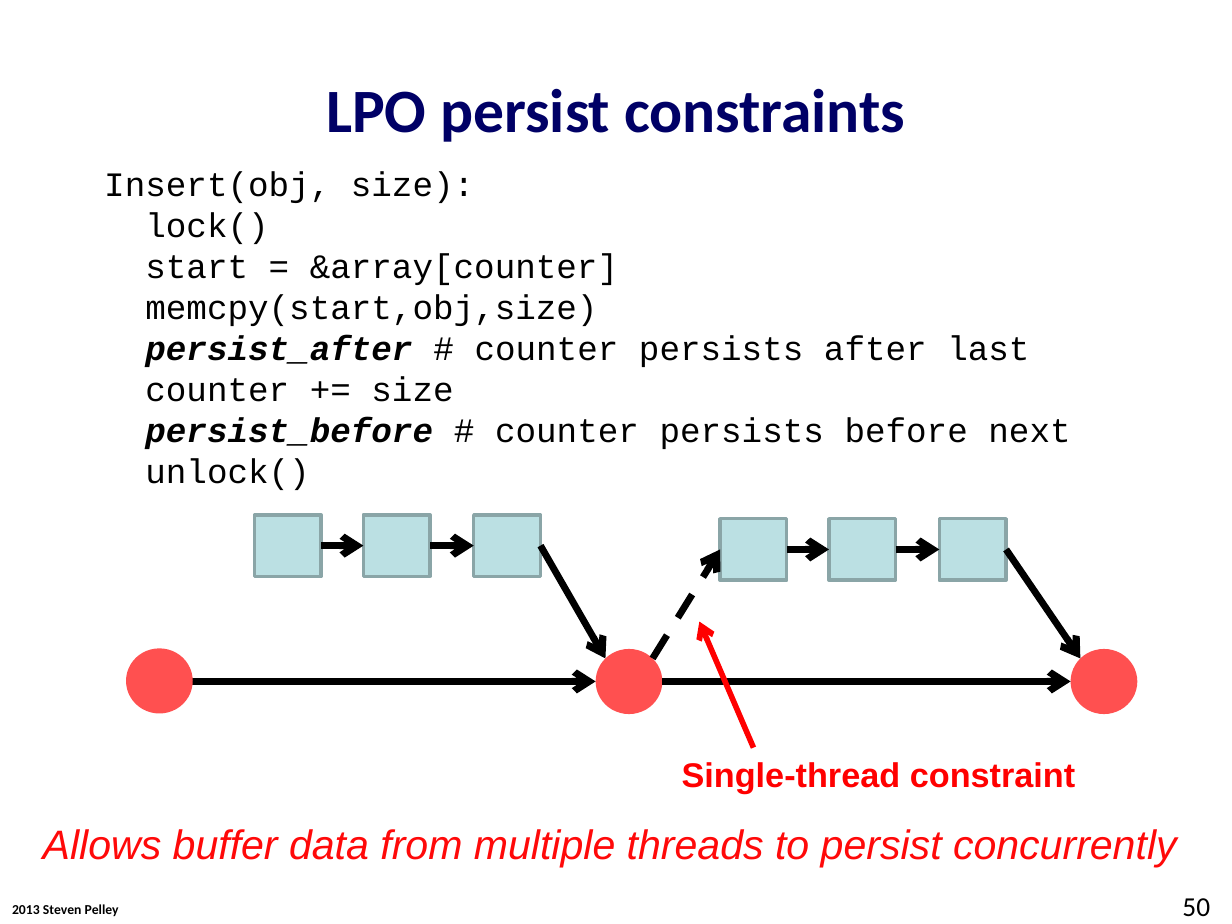
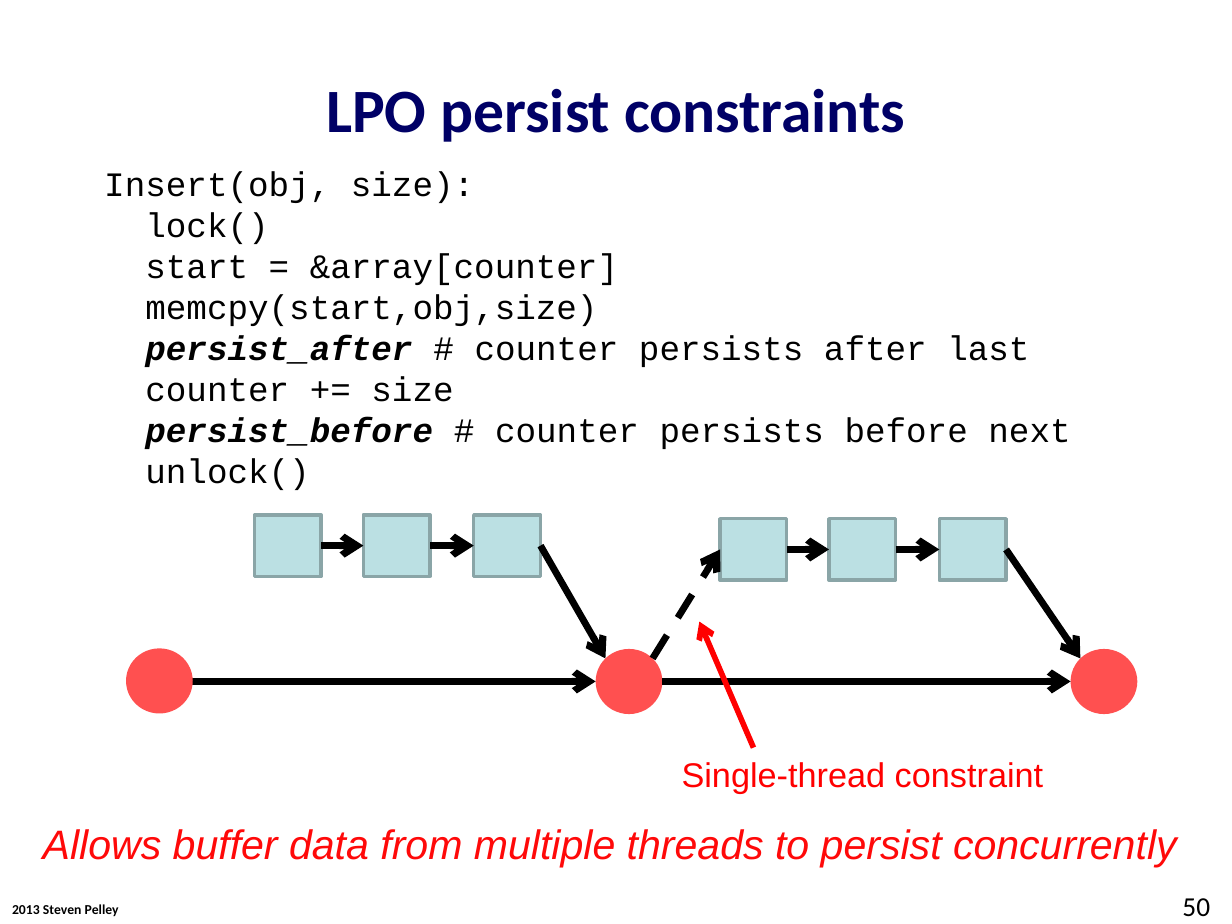
Before and after one commit to Abulila/dissertation, a slide deck: slide 50 of proposal/proposal.pptx. Drawn at 1232x924 pixels with LibreOffice and Linux fonts; fonts in the diff are those of the drawing; background and template pictures are left out. Boxes give left, top, right and bottom in pixels: in the first picture for what was removed or moved away, otherwise in the second. Text is boxed around its words. In the diff, an @@ line names an element or a change of style, - is before the commit and + after.

```diff
--- a/proposal/proposal.pptx
+++ b/proposal/proposal.pptx
@@ text "Single-thread constraint" at (x1=682, y1=762, x2=1043, y2=794): bold off @@
```
Also in this commit, not shown: 8 other slides changed.
